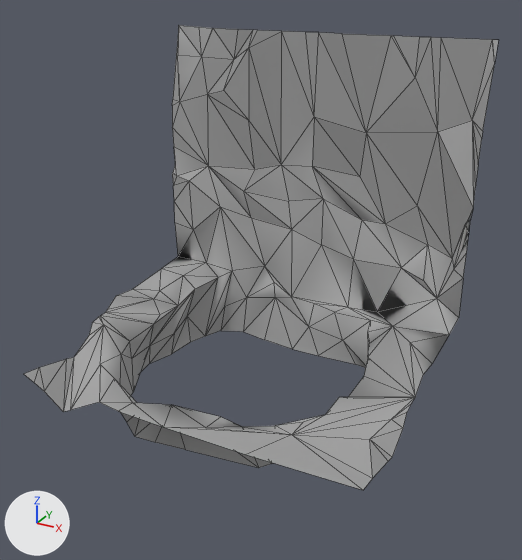
An edit to the glTF model Rogue-Robots/Assets/Models/ModularBlocks/WallFloorTunnelEntrance2.gltf, drawn before and after from the same camera.
Camera for both pictures: a 50 mm lens placed at (4.55, -8.5, 5.92), pointed at (0.13, -0.48, 1.91). Arrows for +X, +Y and +Z are at lower left; the lights stay in place. Mesh edges are drawn as thin lines. Vertices at the same position are counted once.

Before the edit, the objects in view are built like this:
```python
me_scene_060 = bpy.data.meshes.new('Scene.060')
me_scene_060.from_pydata(...)  # 193 vertices, 288 faces; spans x -2.5..2.5, y -2.5..1.84, z 0.0..5.0
# faces by material slot: [213, 75]
me_scene_060.materials.append(mat_pp_standard_material_037)  # picture img_pp_color_palette
me_scene_060.materials.append(mat_pp_standard_material_039)  # picture img_pp_color_palette
# before: 71 (0.76, 1.61, 3.61) at pixel (366, 132), 76 (1.47, 1.49, 4.47) at pixel (415, 77), 93 (2.5, 1.59, 5.0) at pixel (498, 39), 94 (2.5, 1.52, 4.71) at pixel (494, 63), 110 (2.42, 1.6, 5.0) at pixel (492, 39)
# before: 114 (2.42, 1.6, 5.0) at pixel (492, 39), 115 (0.39, 1.44, 5.0) at pixel (342, 33), 116 (1.08, 1.51, 5.0) at pixel (391, 35), 118 (1.12, 1.51, 5.0) at pixel (393, 35)
ob_wallfloortunnelentrance2 = bpy.data.objects.new('WallFloorTunnelEntrance2', me_scene_060)
ob_wallfloortunnelentrance2.location = (0.0, 0.0, 0.0)
```
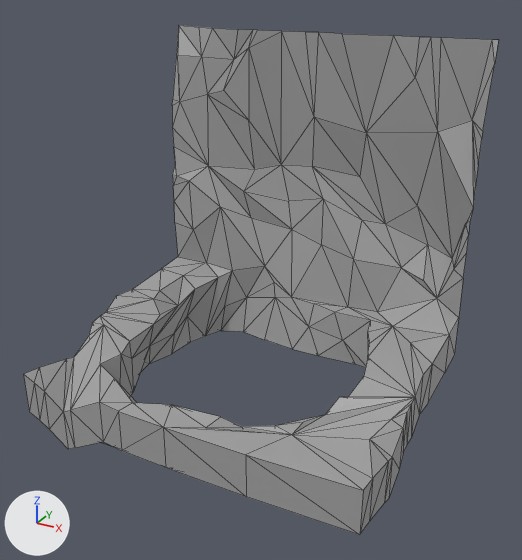
The change, as a diff of the scene's bpy script:
```diff
--- a/Rogue-Robots/Assets/Models/ModularBlocks/WallFloorTunnelEntrance2.gltf.py
+++ b/Rogue-Robots/Assets/Models/ModularBlocks/WallFloorTunnelEntrance2.gltf.py
@@ me_scene_060 @@
 # used by ob_wallfloortunnelentrance2; location = (0.0, 0.0, 0.0)
 # verts and faces of me_scene_060; kept vertices keep their numbers, new ones are numbered from 193
-me_scene_060.from_pydata(...)  # 193 vertices, 288 faces; spans x -2.5..2.5, y -2.5..1.84, z 0.0..5.0
+me_scene_060.from_pydata(...)  # 244 vertices, 394 faces; spans x -2.5..2.5, y -2.5..1.84, z -0.32..5.0
+# me_scene_060 part 1
+# 1 vertex is removed from x -2.5, y -0.91, z 0.89
+# 2 faces are deleted
+# 24 vertices are added at x -2.31..2.08, y -2.48..1.54, z 0.0
+# 28 new vertices lie (0.0, 0.0, -0.62) away from vertices in x -2.5..2.5, y -2.5..1.25, z 0.48..1.13
+# 5 new vertices lie (0.0, 0.0, -0.63) away from vertices in x -2.5..2.5, y -2.5..-0.06, z 0.31..1.03
+# 48 new faces join them, mat_pp_standard_material_037 (picture img_pp_color_palette)
+# 65 new faces join them, mat_pp_standard_material_039 (picture img_pp_color_palette)
+# me_scene_060 part 2
+delete_vertices([114, 116])  # with the faces that use them
+faces += [(71, 76, 118), (71, 118, 115), (93, 110, 94)]  # mat_pp_standard_material_037 (picture img_pp_color_palette)
 me_scene_060.materials.append(mat_pp_standard_material_037)
```

Location of each change, [x1, y1, x2, y2] in pixels of the pictures (522 x 560 px):
'WallFloorTunnelEntrance2', reshaped (10% taller)
    before: [24, 25, 498, 490]
    after: [24, 25, 498, 535]
part 1 of me_scene_060, built on
    before: [92, 316, 104, 325]
    after: [24, 316, 459, 535]
part 2 of me_scene_060, cut back
    both: [343, 34, 498, 133]
